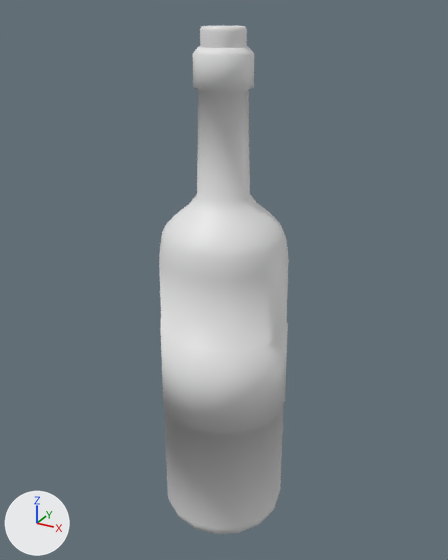
The Blender file Assets/VRProject/Models/Props/wine bottle.blend as it was, and as the next commit left it.
Rendered twice from a 50 mm camera at (0.221, -0.401, 0.427) aimed at (-0.003, 0.006, 0.224). The lights are fixed; the arrows at lower left show +X, +Y and +Z. The picture after the commit comes second. Objects named as collision shapes, trigger or cutter boxes, shadow casters or lower levels of detail are left out.

Before the edit, the objects in view are built like this:
```python
mat_bottle = principled_material('Bottle')
mat_bottle.base_color = (0.8, 0.8, 0.8)  # white #e7e7e7
me_cylinder = bpy.data.meshes.new('Cylinder')
me_cylinder.from_pydata(...)  # 320 vertices, 307 faces; spans x -0.053..0.054, y -0.054..0.054, z 0.003..0.403
me_cylinder.polygons.foreach_set('use_smooth', [True] * 307)
# faces by material slot: [257, 50]
me_cylinder.materials.append(mat_bottle)  # white #e7e7e7
me_cylinder.materials.append(mat_label)  # white #e7e7e7
me_cylinder_003 = bpy.data.meshes.new('Cylinder.003')
me_cylinder_003.from_pydata(...)  # 208 vertices, 194 faces; spans x -0.0161..0.0161, y -0.0161..0.0161, z 0.3744..0.4157
me_cylinder_003.polygons.foreach_set('use_smooth', [True] * 194)
ob_bottle_outter = bpy.data.objects.new('Bottle_Outter', me_cylinder)
ob_bottle_outter.location = (0.0, 0.0, 0.0)
ob_cork = bpy.data.objects.new('Cork', me_cylinder_003)
ob_cork.location = (0.0, 0.0, 0.0)
```
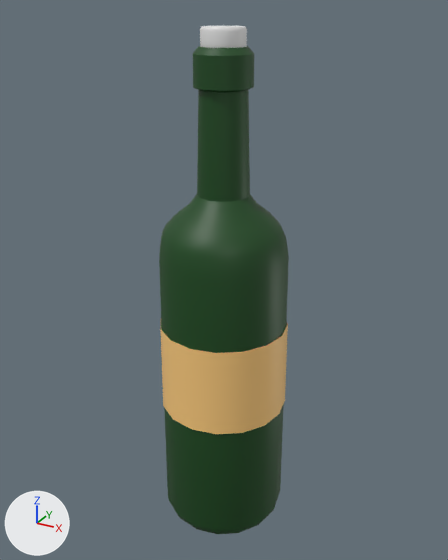
Edits to the scene script, one JSON object a line:
```json
{"op": "add", "block": "img_mastertexture_png", "code": ["img_mastertexture_png = load_image('MasterTexture.png', '../../Images/MasterTexture.png', 32, 32, 'sRGB')"]}
{"op": "remove", "block": "mat_bottle", "code": "mat_bottle.base_color = (0.8, 0.8, 0.8)  # white #e7e7e7"}
{"op": "add", "block": "mat_bottle", "code": "mat_bottle.texture = img_mastertexture_png"}
{"block": "me_cylinder", "where": "# used by ob_bottle_outter; location = (0.0, 0.0, 0.0)"}
{"op": "remove", "block": "me_cylinder", "code": "me_cylinder.from_pydata(...)  # 320 vertices, 307 faces; spans x -0.053..0.054, y -0.054..0.054, z 0.003..0.403"}
{"op": "add", "block": "me_cylinder", "code": "me_cylinder.from_pydata(...)  # 320 vertices, 305 faces; spans x -0.053..0.054, y -0.054..0.054, z 0.003..0.403"}
{"block": "me_cylinder", "change": "me_cylinder part 1: 305 kept faces spanning x -0.053..0.054, y -0.054..0.054, z 0.003..0.403 get new texture (UV) coordinates"}
{"block": "me_cylinder", "change": "me_cylinder part 2: 48 faces spanning x -0.053..0.054, y -0.054..0.054, z 0.116..0.19 switch from mat_label (white #e7e7e7) to mat_bottle (picture img_mastertexture_png)"}
{"block": "me_cylinder", "change": "edits to the shape of me_cylinder do not show in these pictures"}
```

Location of each change, [x1, y1, x2, y2] in pixels of the pictures (448 x 560 px):
```json
{"object": "Bottle_Outter", "change": "surface changed", "before": [159, 46, 289, 534], "after": [159, 46, 289, 534], "on screen": "white to green"}
{"part": 1, "of": "me_cylinder", "change": "surface changed", "before": [159, 46, 289, 534], "after": [159, 46, 289, 534], "on screen": "grey to green"}
{"part": 2, "of": "me_cylinder", "change": "recoloured", "before": [160, 323, 288, 434], "after": [160, 323, 288, 434], "on screen": "white to orange"}
```
